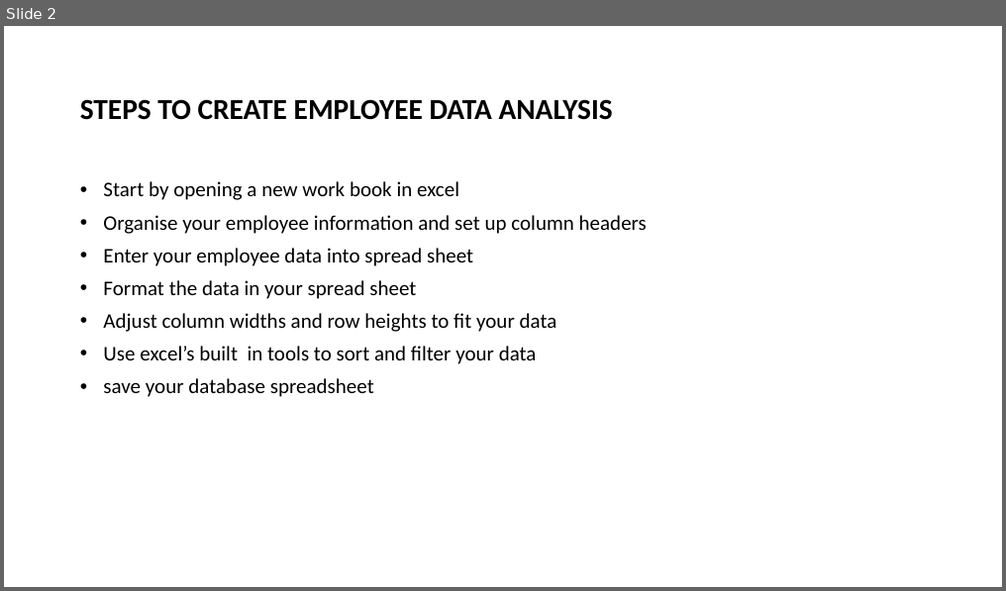
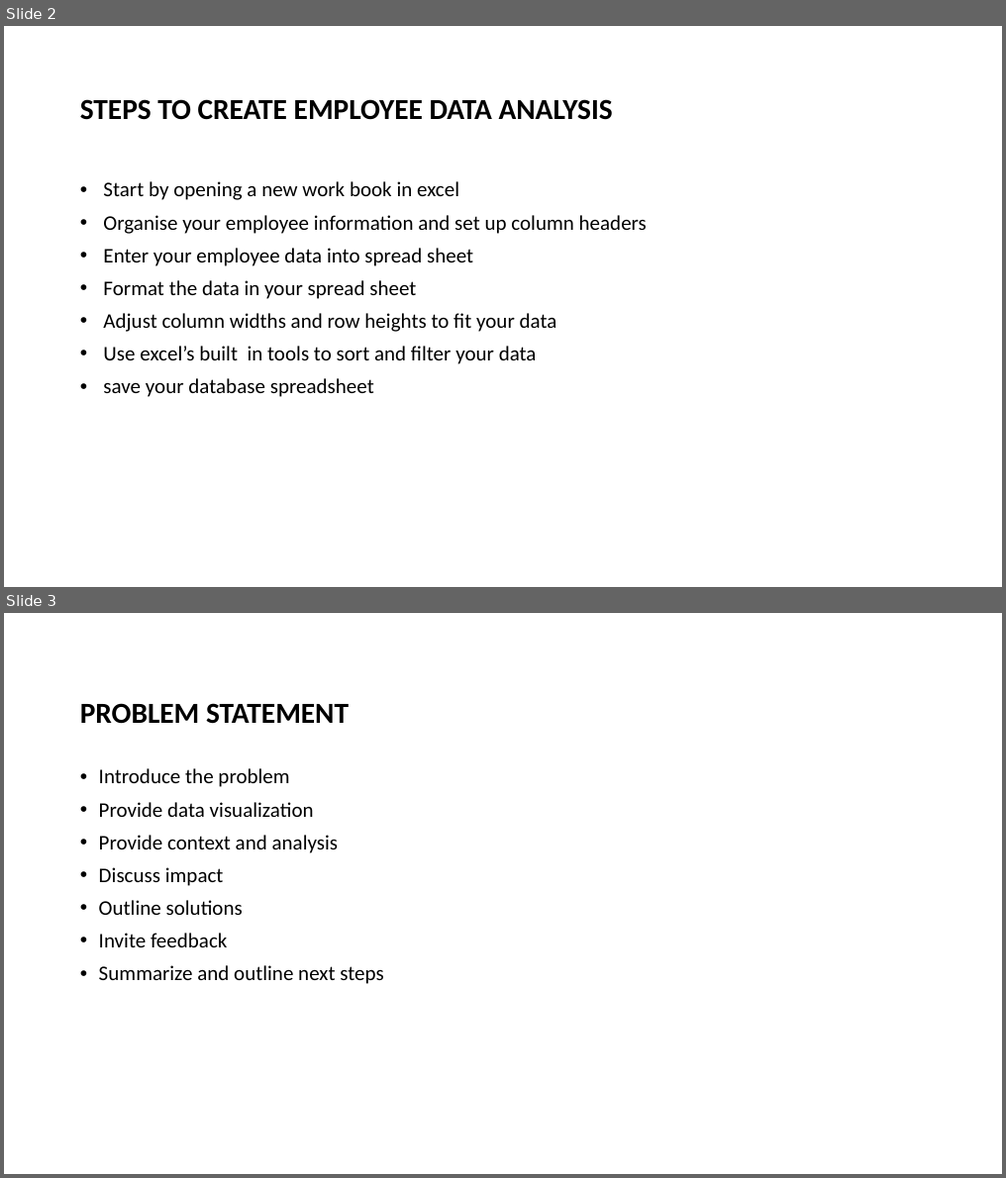
Before and after one commit to Ilakiya-dilli/122202491nanmudhalvan-project, a slide deck: EMPLOYEE DATA BASE.pptx. Shown one above the other, each under a label of ours: slide 2 before the commit, slides 2 and 3 after it. The pictures are 1006x591 and 1006x1178 pixels, drawn with LibreOffice and Linux fonts; fonts in the diff are those of the drawing. Boxes give left, top, right and bottom in pixels: in the first picture for what was removed or moved away, otherwise in the second. Text is boxed around its words. In the diff, an @@ line names an element or a change of style, - is before the commit and + after.

```diff
--- a/EMPLOYEE DATA BASE.pptx
+++ b/EMPLOYEE DATA BASE.pptx
@@ slide 3 added at <box>4,613,1002,1174</box>, background #FFFFFF @@
@@ title added at <box>80,703,349,724</box>, 28 pt, text #000000, bold @@
+PROBLEM STATEMENT
@@ text added at <box>99,768,383,984</box>, 20 pt, text #000000 @@
+• Introduce the problem
+• Provide data visualization
+• Provide context and analysis
+• Discuss impact
+• Outline solutions
+• Invite feedback
+• Summarize and outline next steps
```
Also in this commit, not shown: 1 slide changed, 6 other slides added.
